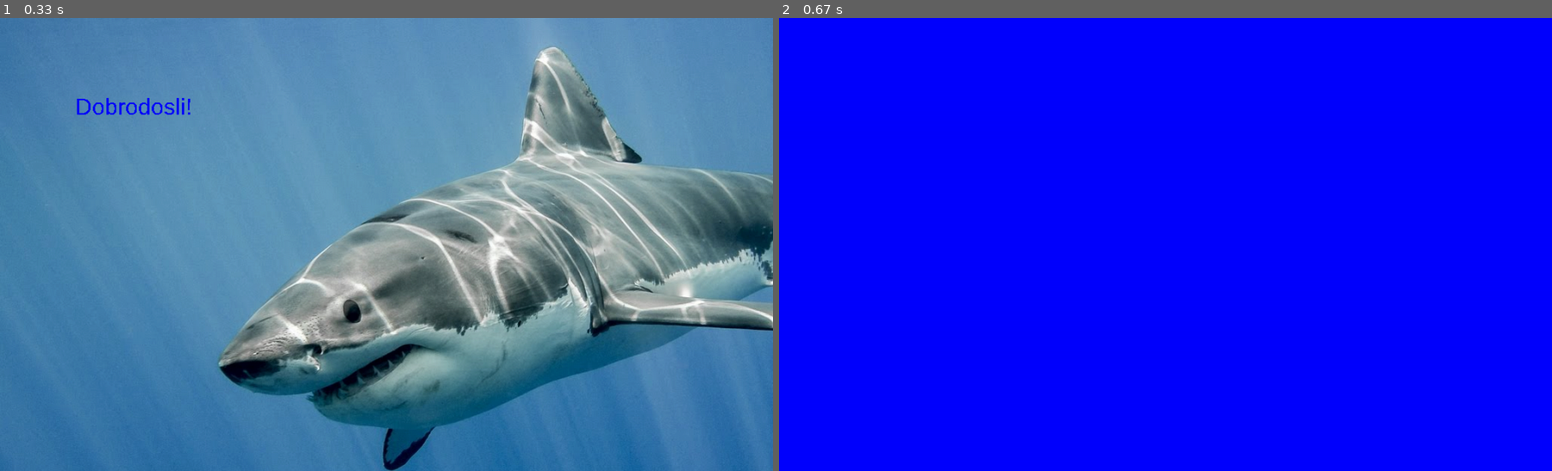
Above: before the commit, frames 1-2 (left to right).
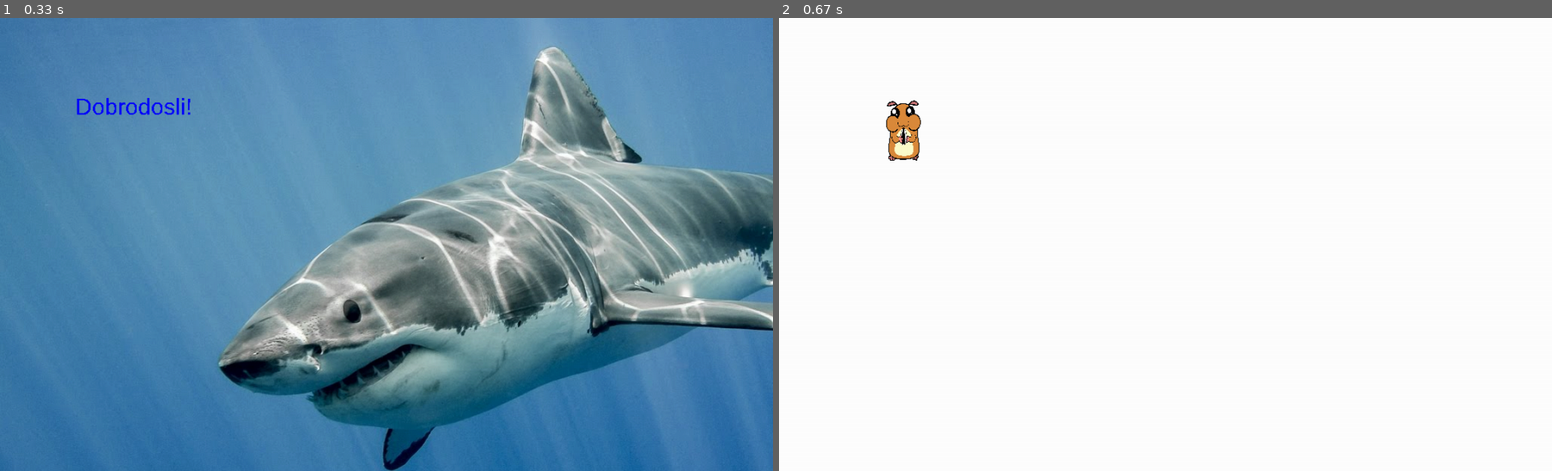
Above: after the commit, the same moments.

Repository: Levara/pygame-hamster
Game: pygame game, started from hamster.py
Same seed, same stepped clock (60 frames per second), same inputs: the game is played once before the commit and once after it.
Inputs:
- Up to frame 1 (0.33 s): no input
- Up to frame 2 (0.67 s): tap Space at 0.33 s

Frame 1 is identical in both runs. In frame 2, 100% of the frame differs, in the area x 0-100%, y 0-100%.

Commit message:
Iscrtaj hrcka

Diff:
--- a/hamster.py
+++ b/hamster.py
@@ -28,6 +28,12 @@
 welcome_image = pygame.image.load( \
         "shark.jpg")
 
+hamster = pygame.image.load( \
+        "hamster.png")
+hamster = pygame.transform.scale(hamster, \
+                            (100, 100) )
+
+
 #definiranje novog ekrana za igru
 screen = pygame.display.set_mode(size)
 #definiranje naziva prozora
@@ -52,7 +58,8 @@
         screen.blit(welcome_image, (0,0) )
         screen.blit(welcome_text, ( 100, 100) )
     elif game_state == "game":
-        screen.fill(BLUE)
+        screen.fill(WHITE)
+        screen.blit(hamster, (100, 100))
 
 
     pygame.display.flip()
